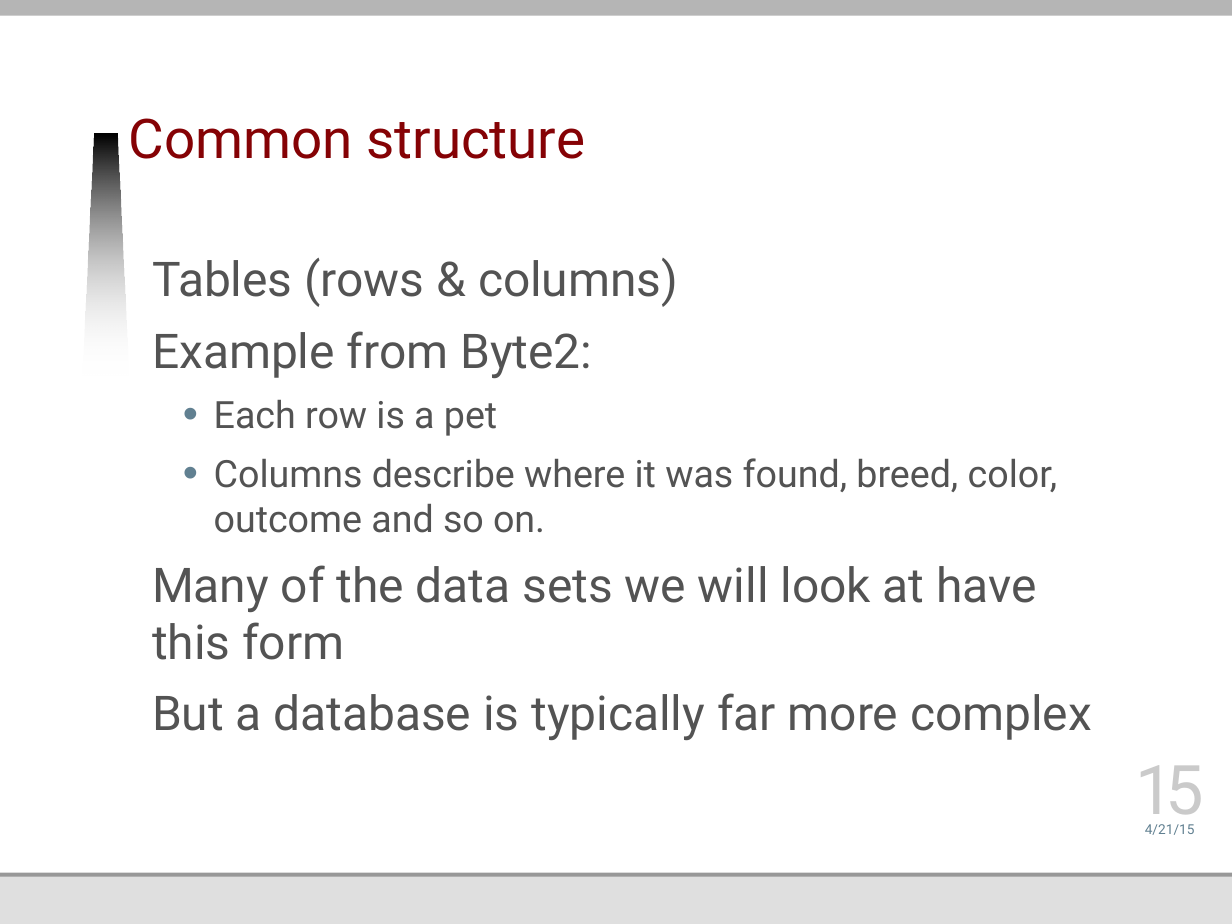
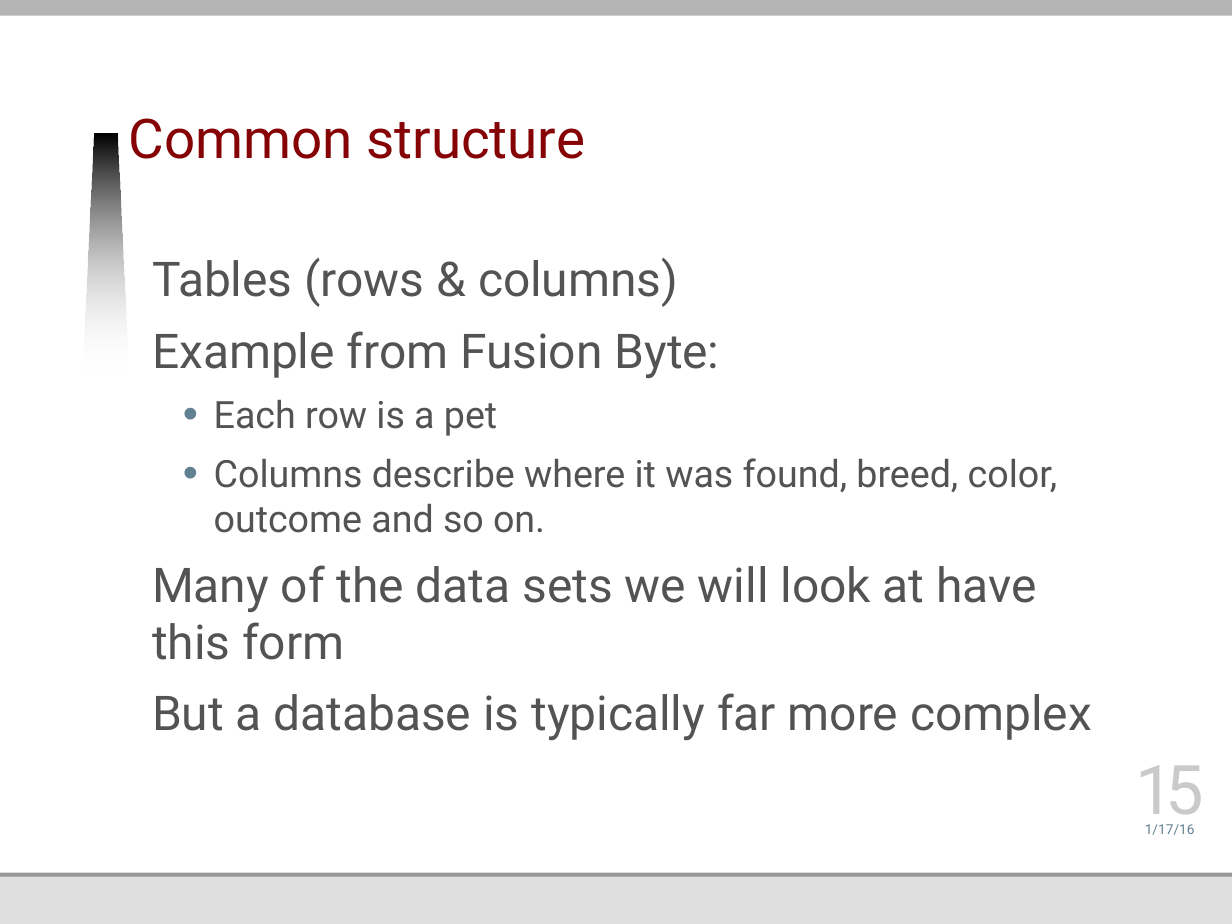
Before and after one commit to jmankoff/data, a slide deck: slide 15 of Lectures/3 Data Storage.pptx. Drawn at 1232x924 pixels with LibreOffice and Linux fonts; fonts in the diff are those of the drawing; background and template pictures are left out. Boxes give left, top, right and bottom in pixels: in the first picture for what was removed or moved away, otherwise in the second. Text is boxed around its words. In the diff, an @@ line names an element or a change of style, - is before the commit and + after.

```diff
--- a/Lectures/3 Data Storage.pptx
+++ b/Lectures/3 Data Storage.pptx
@@ text at <box>152,331,720,378</box>: text changed @@
-Example from Byte2:
+Example from Fusion Byte:
@@ text at <box>1145,824,1195,835</box>: text changed @@
-4/21/15
+1/17/16
```
Also in this commit, not shown: 33 other slides changed, 1 slide added.
